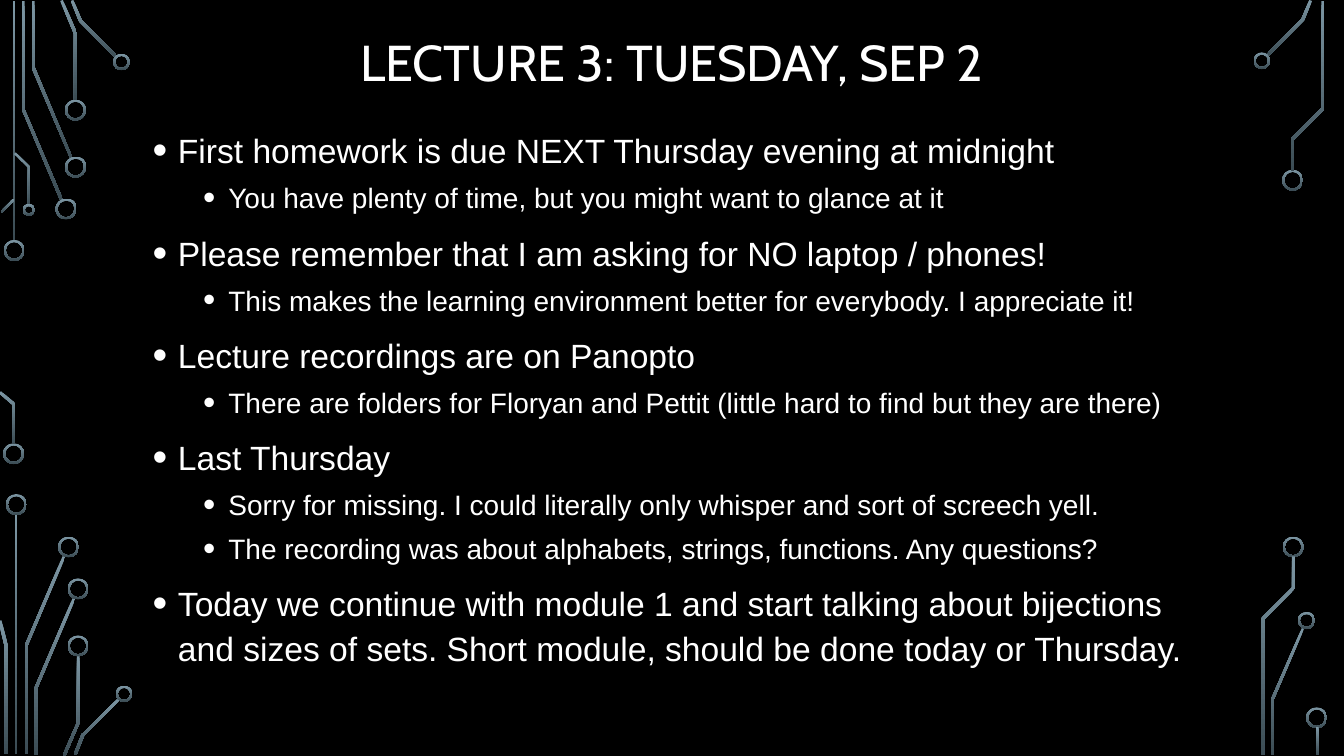
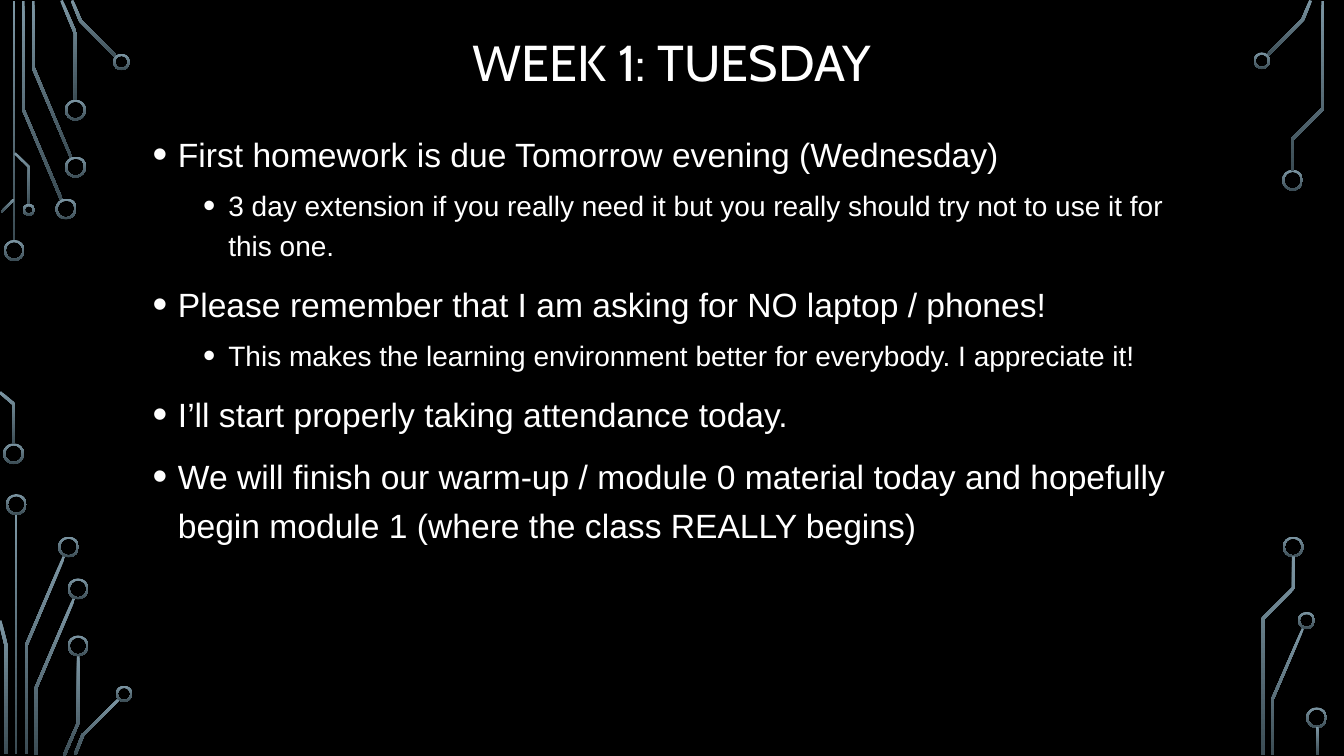
Before and after one commit to markfloryan/dmt2, a slide deck: slide 2 of slides/00-DailyAnnouncements.pptx. Drawn at 1344x756 pixels with LibreOffice and Linux fonts; fonts in the diff are those of the drawing; background and template pictures are left out. Boxes give left, top, right and bottom in pixels: in the first picture for what was removed or moved away, otherwise in the second. Text is boxed around its words. In the diff, an @@ line names an element or a change of style, - is before the commit and + after.

```diff
--- a/slides/00-DailyAnnouncements.pptx
+++ b/slides/00-DailyAnnouncements.pptx
@@ title at bbox=[473, 45, 871, 82]: text changed @@
-LECTURE 3: TUESDAY, SEP 2
+WEEK 1: TUESDAY
@@ text at bbox=[178, 142, 1163, 257]: text changed; size 24 to 20 pt @@
-• First homework is due NEXT Thursday evening at midnight
-  • You have plenty of time, but you might want to glance at it
+• First homework is due Tomorrow evening (Wednesday)
+  • 3 day extension if you really need it but you really should try not to use it for this one.
@@ text at bbox=[178, 292, 1134, 371]: line spacing 1.1 to 1.2 @@
@@ text at bbox=[178, 402, 1164, 545]: text changed; size 20 to 24 pt @@
-• Lecture recordings are on Panopto
-  • There are folders for Floryan and Pettit (little hard to find but they are there)
-• Last Thursday
-  • Sorry for missing. I could literally only whisper and sort of screech yell.
-  • The recording was about alphabets, strings, functions. Any questions?
-• Today we continue with module 1 and start talking about bijections and sizes of sets. Short module, should be done today or Thursday.
+• I’ll start properly taking attendance today.
+• We will finish our warm-up / module 0 material today and hopefully begin module 1 (where the class REALLY begins)
```
Also in this commit, not shown: 19 slides removed, 1 other file.
